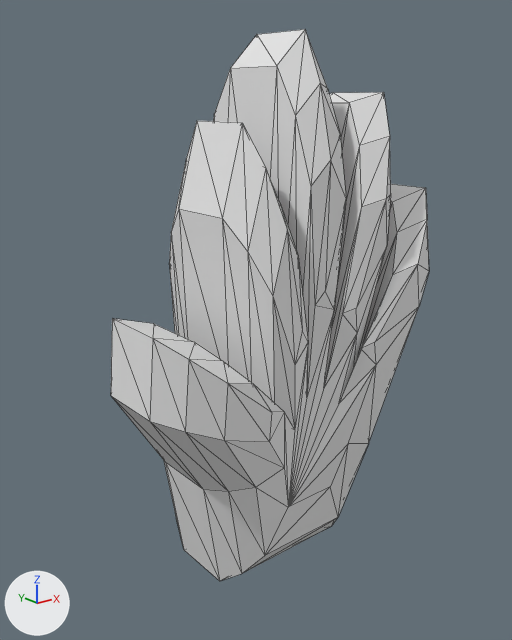
Two versions of the OBJ model client/Unity/Assets/CharacterPackages/nyx/Presentation/Source/NyxRisingHands.obj, one commit apart.
Camera for both pictures: a camera (50 mm lens) standing at (-0.791, -1.557, 1.129) and looking at (-0.001, -0.57, 0.734). Every picture has the same lights, and +X, +Y and +Z are marked at lower left. The picture after the commit comes second. Mesh edges are drawn as thin lines. Where no turn or scale is listed for an object, it has been applied to the vertices. Vertices at exactly the same position are counted once.

The first picture shows 'NyxRisingHands'.
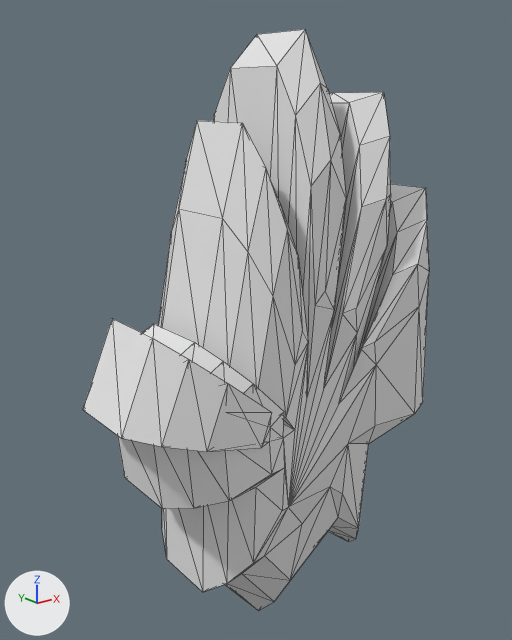
Edits to the bpy script that builds the scene:
```text
Change me_nyxrisinghands:
    used by ob_nyxrisinghands; location = (0.0, 0.0, 0.0)
    remove me_nyxrisinghands.from_pydata(...)  # 184 vertices, 364 faces; spans x -0.315..0.301, y -0.774..-0.389, z 0.27..1.233
    add me_nyxrisinghands.from_pydata(...)  # 256 vertices, 508 faces; spans x -0.372..0.325, y -0.783..-0.373, z 0.107..1.233
    me_nyxrisinghands part 1
    136 faces are deleted
    66 vertices are added at x -0.372..0.325, y -0.783..-0.373, z 0.107..0.737
    6 new vertices lie (0.0, 0.123, 0.0) away from vertices in x -0.372..0.325, y -0.729..-0.652, z 0.217..0.737
    280 new faces join them
```

Pixel boxes [x1, y1, x2, y2] of what changed, in the pictures (512 x 640 px):
'NyxRisingHands', reshaped (9% wider): before [111, 29, 429, 581]; after [83, 29, 429, 610]
part 1 of me_nyxrisinghands, built on: before [111, 209, 419, 581]; after [83, 209, 429, 610]
